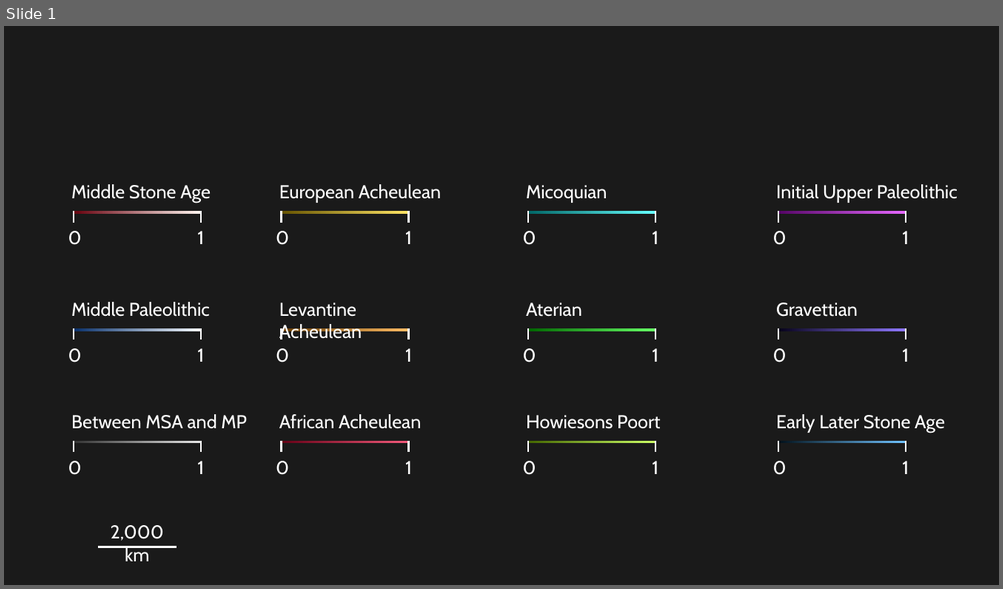
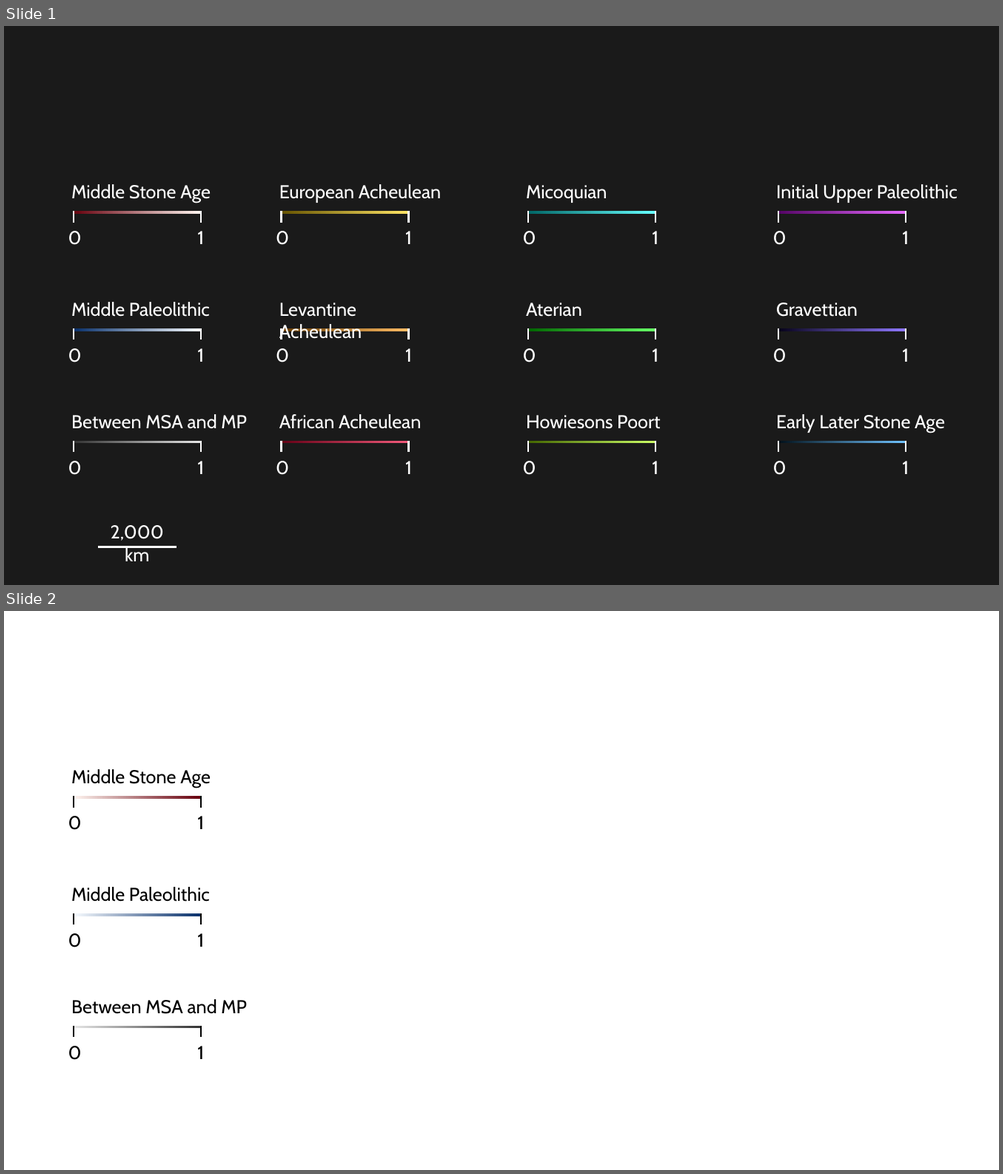
Before and after one commit to sommergeo/paleo_cultural_networks, a slide deck: pres/pres.pptx. Shown one above the other, each under a label of ours: slide 1 before the commit, slides 1 and 2 after it. The pictures are 1003x589 and 1003x1174 pixels, drawn with LibreOffice and Linux fonts; fonts in the diff are those of the drawing. Boxes give left, top, right and bottom in pixels: in the first picture for what was removed or moved away, otherwise in the second. Text is boxed around its words. In the diff, an @@ line names an element or a change of style, - is before the commit and + after.

```diff
--- a/pres/pres.pptx
+++ b/pres/pres.pptx
@@ slide 2 added at (4, 611, 999, 1170), background #FFFFFF @@
@@ group added at (68, 769, 210, 830): 3 texts, 2 lines, 1 rectangle @@
+0
+1
+Middle Stone Age
@@ group added at (68, 887, 210, 948): 3 texts, 2 lines, 1 rectangle @@
+0
+1
+Middle Paleolithic
@@ group added at (68, 999, 247, 1060): 3 texts, 2 lines, 1 rectangle @@
+0
+1
+Between MSA and MP
```
Also in this commit, not shown: 2 other files.
